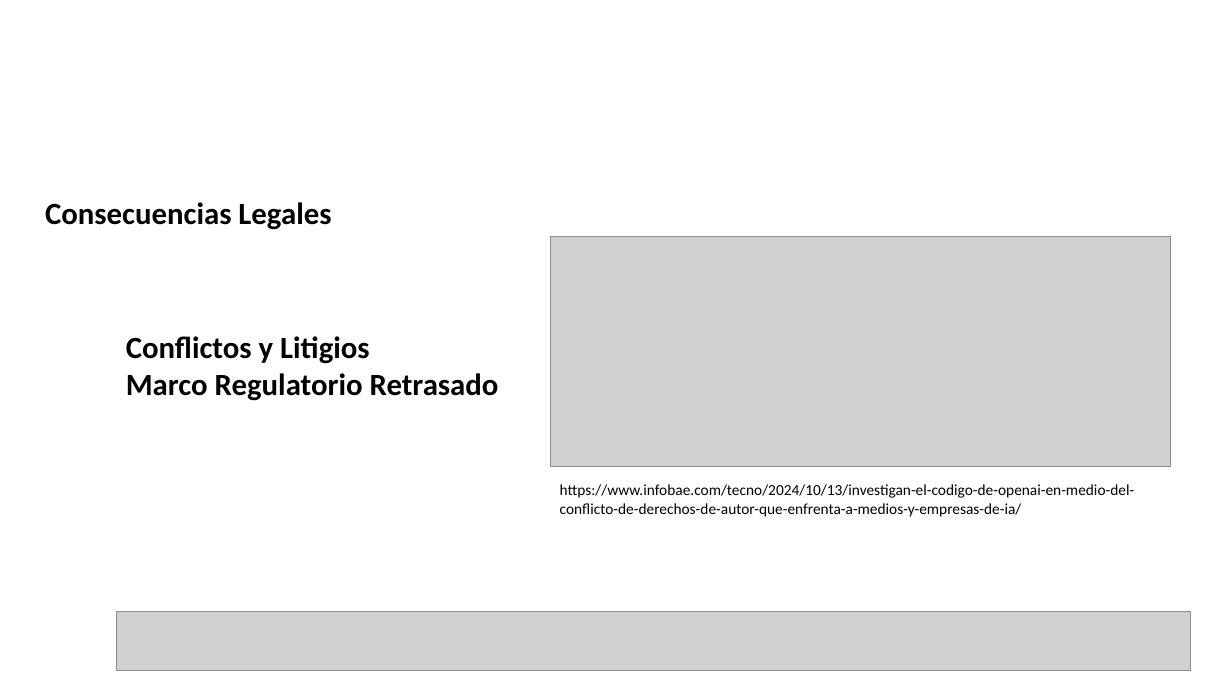
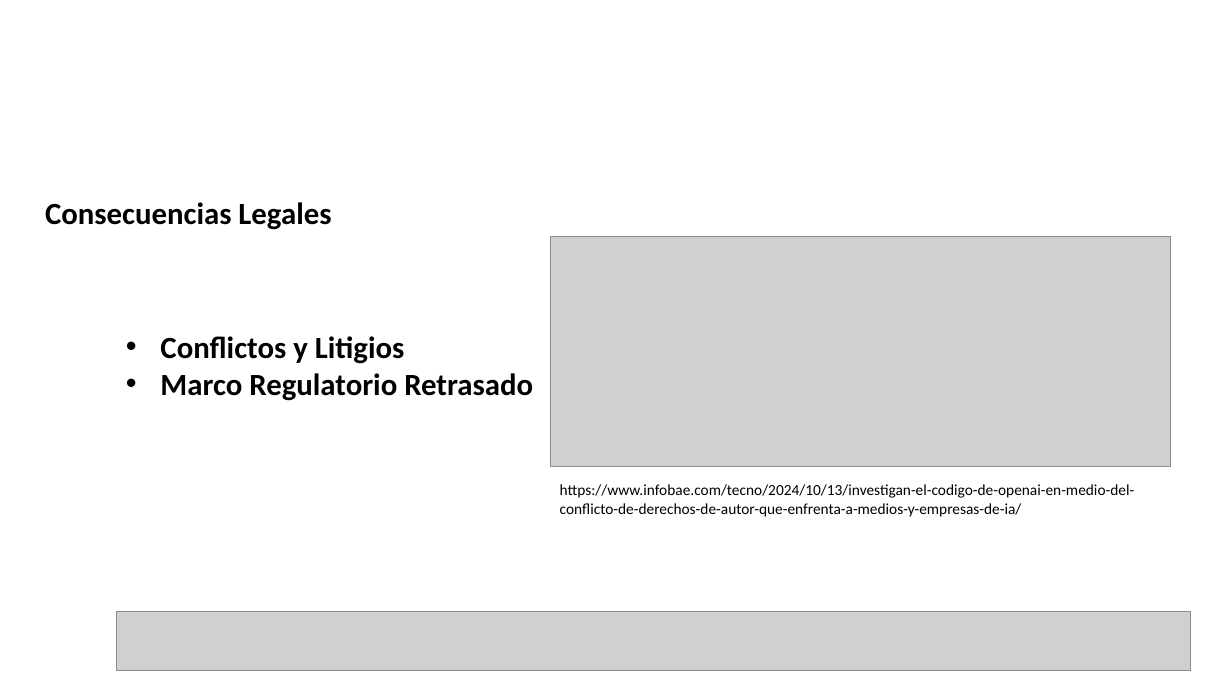
Before and after one commit to JCVLionHearth/datasciencecoursera, a slide deck: slide 9 of presentación simposio.pptx. Drawn at 1232x693 pixels with LibreOffice and Linux fonts; fonts in the diff are those of the drawing; grey boxes stand for pictures; background and template pictures are left out. Boxes give left, top, right and bottom in pixels: in the first picture for what was removed or moved away, otherwise in the second. Text is boxed around its words. In the diff, an @@ line names an element or a change of style, - is before the commit and + after.

```diff
--- a/presentación simposio.pptx
+++ b/presentación simposio.pptx
@@ text "Conflictos y Litigios" at bbox=[160, 336, 533, 401]: bullet none to • @@
```
Also in this commit, not shown: 8 other slides changed, 2 slides added, 1 slide removed.
